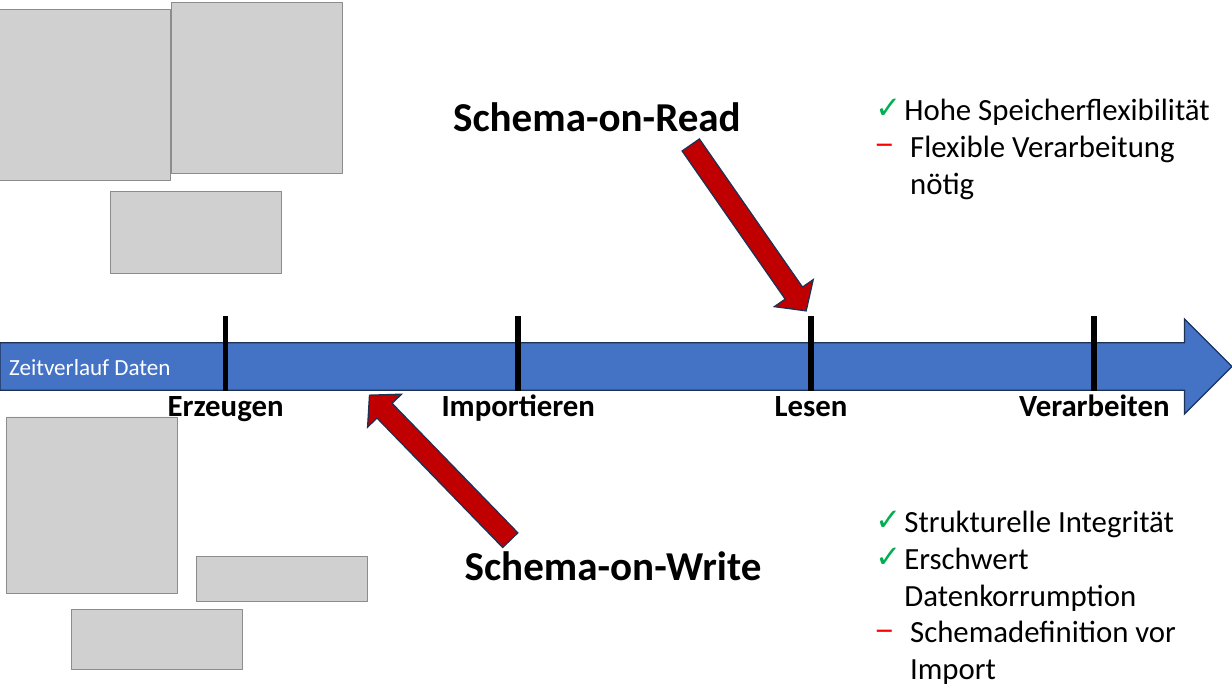
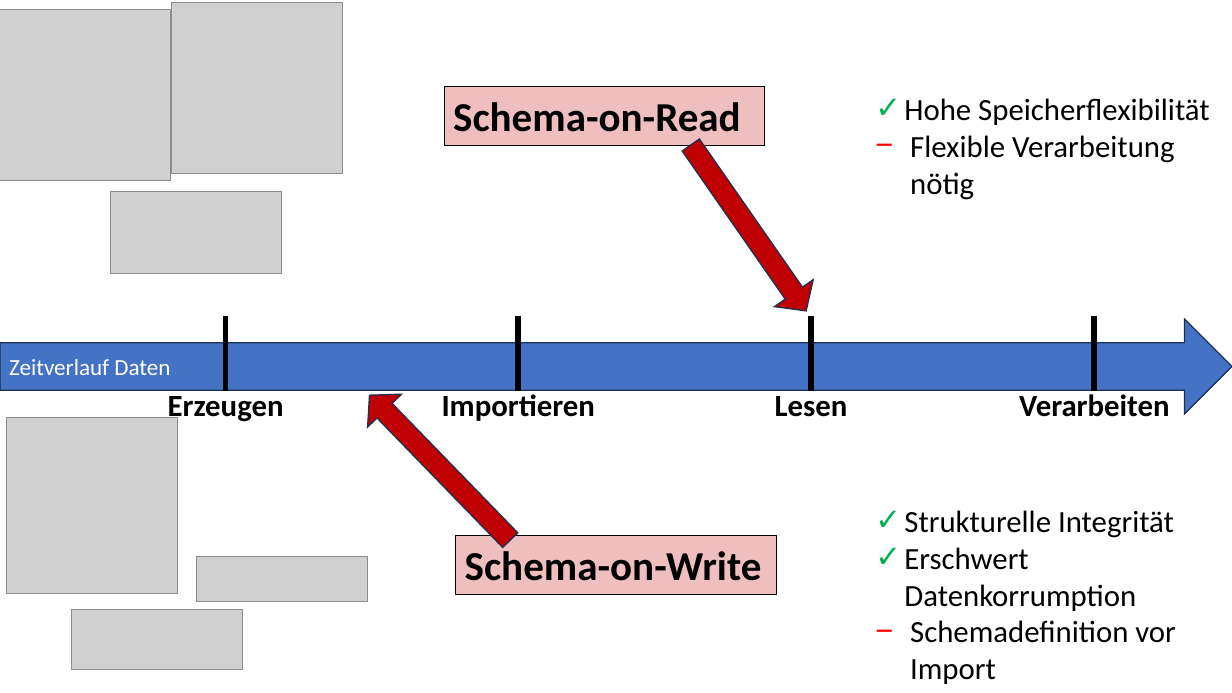
Before and after one commit to tomvoet/fallstudie-dwh-inf21a, a slide deck: slide 1 of Data-Visualization/Infografik.pptx. Drawn at 1232x693 pixels with LibreOffice and Linux fonts; fonts in the diff are those of the drawing; grey boxes stand for pictures. Boxes give left, top, right and bottom in pixels: in the first picture for what was removed or moved away, otherwise in the second. Text is boxed around its words. In the diff, an @@ line names an element or a change of style, - is before the commit and + after.

```diff
--- a/Data-Visualization/Infografik.pptx
+++ b/Data-Visualization/Infografik.pptx
@@ rectangle "Schema-on-Read": place and size @@
-rectangle "Schema-on-Read" at [453,102,741,142]
+rectangle "Schema-on-Read" at [445,86,765,145]
@@ rectangle "Schema-on-Read" at [445,86,765,145]: fill none to #C00000 at 25% opacity; outline none to #000000 0.75 pt @@
@@ rectangle "Schema-on-Write": place and size @@
-rectangle "Schema-on-Write" at [465,547,762,581]
+rectangle "Schema-on-Write" at [456,535,776,594]
@@ rectangle "Schema-on-Write" at [456,535,776,594]: fill none to #C00000 at 25% opacity; outline none to #000000 0.75 pt @@
```
Also in this commit, not shown: 1 other file.
